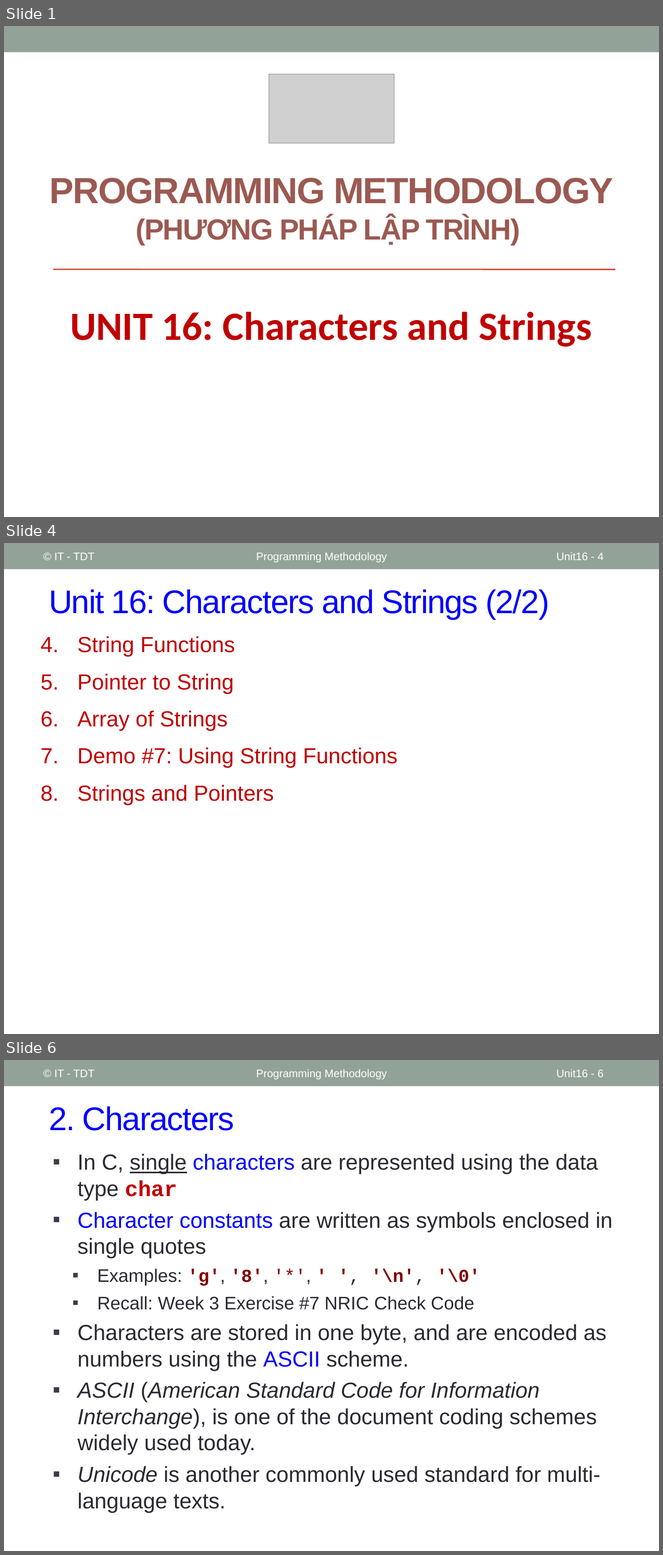
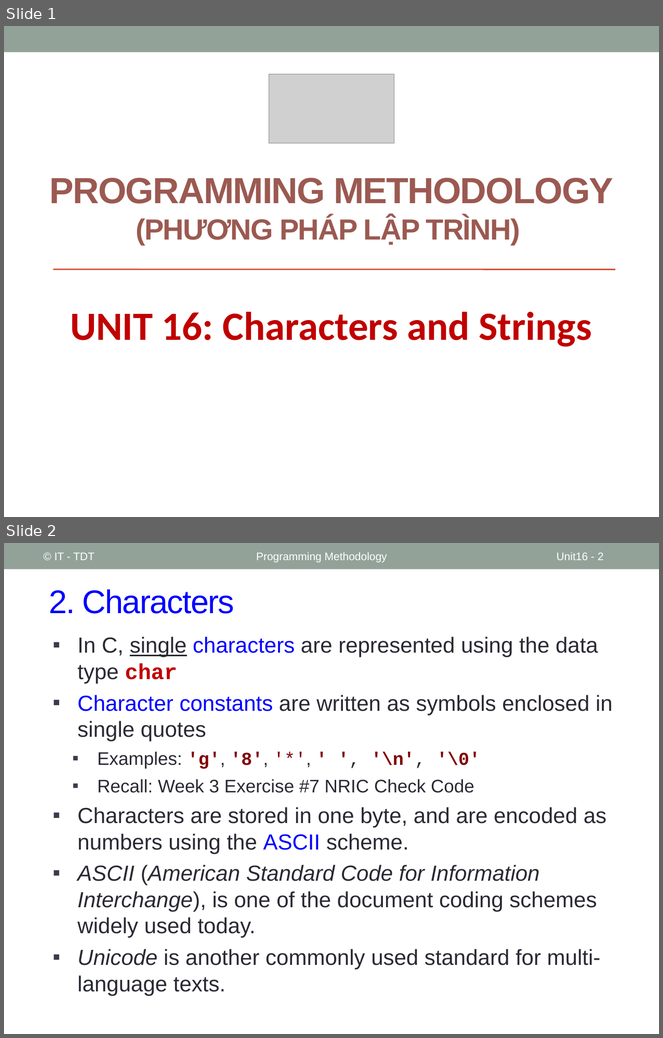
Before and after one commit to coder1097/Programming-Methodology, a slide deck: PPLT_Slides/Slides/Unit16_Characters_and_Strings.pptx. Shown one above the other, each under a label of ours: slides 1, 4 and 6 before the commit, slides 1 and 2 after it; the slides between them are not shown. The pictures are 663x1555 and 663x1038 pixels, drawn with LibreOffice and Linux fonts; fonts in the diff are those of the drawing; grey boxes stand for pictures. Boxes give left, top, right and bottom in pixels: in the first picture for what was removed or moved away, otherwise in the second. Text is boxed around its words. In the diff, an @@ line names an element or a change of style, - is before the commit and + after.

```diff
--- a/PPLT_Slides/Slides/Unit16_Characters_and_Strings.pptx
+++ b/PPLT_Slides/Slides/Unit16_Characters_and_Strings.pptx
@@ slide 4 removed at (4, 543, 659, 1034), background #FFFFFF; not listed: 1 template element that a slide beside it also shows @@
@@ text removed at (54, 552, 94, 560) @@
-© IT - TDT
@@ text removed at (256, 552, 387, 562) @@
-Programming Methodology
@@ page number removed at (557, 552, 604, 560) @@
-Unit16 - 4
@@ title removed at (49, 589, 549, 619) @@
-Unit 16: Characters and Strings (2/2)
@@ text removed at (77, 636, 398, 805) @@
-4. String Functions
-5. Pointer to String
-6. Array of Strings
-7. Demo #7: Using String Functions
-8. Strings and Pointers
@@ what was slide 6 is now slide 2 @@
@@ page number at (557, 552, 604, 560): text changed @@
-Unit16 - 6
+Unit16 - 2
```
Also in this commit, not shown: 5 other slides removed, 4 other files.
